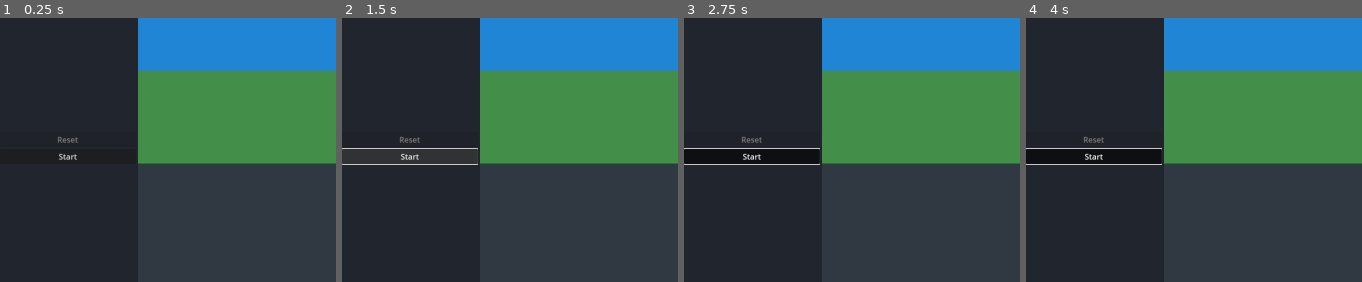
Above: before the commit, frames 1-4 (left to right).
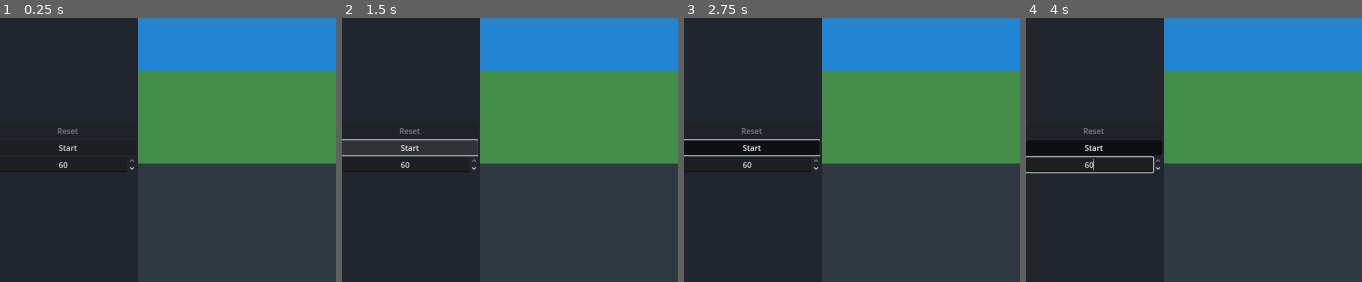
Above: after the commit, the same moments.

Repository: Yamam-al/frogger_godot
Game: Godot game, scene res://main.tscn
Two runs of this game, one before a commit and one after it. Both use one fixed random seed, a clock stepped at 60 frames per second and the inputs below.
Inputs:
- Up to frame 1 (0.25 s): no input
- Up to frame 2 (1.5 s): click "Start" at 0.5 s; click "Start" at 1.25 s
- Up to frame 3 (2.75 s): tap Enter at 2 s; hold Right (ui_right) from 2.03 s (still down)
- Up to frame 4 (4 s): tap Space at 2.75 s; release Right (ui_right) at 2.78 s; hold Down (ui_down) 2.78-3.53 s; tap Enter at 3.5 s; hold Right (ui_right) from 3.53 s (still down)
The pictures show only the part of the screen within x 0-50%, y 25-75%; the shares and areas given below are measured in that part.

The runs differ from the first frame. In frame 1, 0.5% of the frame differs, in the area x 0-40%, y 41-59%; in frame 2, 1.4%; in frame 3, 1.6%; in frame 4, 1.6%, in the area x 0-41%, y 41-60%.

Commit message:
Timer logic implemented

Diff:
--- a/main.tscn
+++ b/main.tscn
@@ -8,6 +8,8 @@
 [ext_resource type="PackedScene" uid="uid://djrvjfcqxityn" path="res://turtle.tscn" id="3_k6w1t"]
 [ext_resource type="PackedScene" uid="uid://bxtgwwgm176c0" path="res://truck.tscn" id="4_lbmor"]
 [ext_resource type="PackedScene" uid="uid://bnfvx0d53lh5j" path="res://pad.tscn" id="8_kek77"]
+[ext_resource type="Texture2D" uid="uid://b0jjsajolgycu" path="res://art/youWin.png" id="9_kek77"]
+[ext_resource type="Texture2D" uid="uid://csmyfwnxf30ln" path="res://art/GameOver.png" id="10_4c57u"]
 
 [node name="main" type="Node"]
 script = ExtResource("1_yof7n")
@@ -31,6 +33,13 @@
 toggle_mode = true
 text = "Start"
 
+[node name="StartTimeSpin" type="SpinBox" parent="HBoxContainer/uiLeft"]
+layout_mode = 2
+min_value = 10.0
+max_value = 60.0
+value = 60.0
+alignment = 1
+
 [node name="SubViewportContainer" type="SubViewportContainer" parent="HBoxContainer"]
 layout_mode = 2
 
@@ -47,6 +56,7 @@
 
 [node name="car" parent="HBoxContainer/SubViewportContainer/SubViewport/agents" instance=ExtResource("1_2iskf")]
 visible = false
+position = Vector2(32, 224)
 
 [node name="log" parent="HBoxContainer/SubViewportContainer/SubViewport/agents" instance=ExtResource("2_mhefr")]
 visible = false
@@ -65,6 +75,20 @@
 [node name="pad" parent="HBoxContainer/SubViewportContainer/SubViewport/agents" instance=ExtResource("8_kek77")]
 visible = false
 
+[node name="WinningLabel" type="Node2D" parent="HBoxContainer/SubViewportContainer"]
+visible = false
+
+[node name="Sprite2D" type="Sprite2D" parent="HBoxContainer/SubViewportContainer/WinningLabel"]
+position = Vector2(544, 489)
+texture = ExtResource("9_kek77")
+
+[node name="LosingLabel" type="Node2D" parent="HBoxContainer/SubViewportContainer"]
+visible = false
+
+[node name="Sprite2D" type="Sprite2D" parent="HBoxContainer/SubViewportContainer/LosingLabel"]
+position = Vector2(544, 489)
+texture = ExtResource("10_4c57u")
+
 [node name="uiRight" type="VBoxContainer" parent="HBoxContainer"]
 custom_minimum_size = Vector2(280, 0)
 layout_mode = 2
@@ -77,3 +101,8 @@
 [node name="JumpLabel" type="Label" parent="HBoxContainer/uiRight"]
 layout_mode = 2
 horizontal_alignment = 1
+
+[node name="TimeLabel" type="Label" parent="HBoxContainer/uiRight"]
+layout_mode = 2
+horizontal_alignment = 1
+vertical_alignment = 1
--- a/scripts/network.gd
+++ b/scripts/network.gd
@@ -25,6 +25,11 @@
 @onready var ResetButton: Button = get_tree().get_current_scene().get_node("HBoxContainer/uiLeft/ResetButton")
 @onready var jump_label : Label = get_tree().get_current_scene().get_node("HBoxContainer/uiRight/JumpLabel")
 @onready var lives_label : Label = get_tree().get_current_scene().get_node("HBoxContainer/uiRight/LivesLabel")
+@onready var losing_label : Node2D = get_tree().get_current_scene().get_node("HBoxContainer/SubViewportContainer/LosingLabel")
+@onready var winning_label : Node2D = get_tree().get_current_scene().get_node("HBoxContainer/SubViewportContainer/WinningLabel")
+@onready var start_time_spin : SpinBox = get_tree().get_current_scene().get_node("HBoxContainer/uiLeft/StartTimeSpin")
+@onready var time_label      : Label   = get_tree().get_current_scene().get_node("HBoxContainer/uiRight/TimeLabel")
+
 
 func _ready():
 	if not agents_container:
@@ -44,6 +49,9 @@
 	ResetButton.disabled = true
 	ResetButton.text = "Reset"
 	ResetButton.pressed.connect(_on_reset_pressed)
+
+	start_time_spin.value_changed.connect(_on_start_time_changed)
+
 
 var input_cooldown := 0.2
 var time_since_last_input := 0.0
@@ -86,6 +94,10 @@
 		return
 	var state = parser.data
 
+	if state.has("timeLeft"):
+		time_label.text = "Time Left: %d" % int(state.timeLeft)
+
+
 	# === Debug: Turtle-IDs im Paket zählen und ausgeben
 	if state.has("agents") and typeof(state.agents) == TYPE_ARRAY:
 		var turtle_ids_state: Array = []
@@ -96,7 +108,12 @@
 
 	if state.has("gameOver") and state["gameOver"]:
 		print("Game Over received from server")
+		if state.has("gameWon") and state.gameWon:
+			winning_label.visible = true
+		else:
+			losing_label.visible = true
 		game_over_state = true
+		start_time_spin.editable = true
 		has_started = false
 		StartButton.disabled = true
 		ResetButton.disabled = false
@@ -206,21 +223,26 @@
 		has_started = true
 		StartButton.text = "Pause"
 		StartButton.button_pressed = true
+		start_time_spin.editable = false
 		return
 
 	if pressed:
 		socket.send_text(JSON.stringify({"type":"control","cmd":"resume"}))
 		print ("sending resume signal to server")
 		StartButton.text = "Pause"
+		start_time_spin.editable = false
 	else:
 		socket.send_text(JSON.stringify({"type":"control","cmd":"pause"}))
 		print ("sending pause signal to server")
 		StartButton.text = "Resume"
 
+
 func _on_reset_pressed() -> void:
 	if socket.get_ready_state() != WebSocketPeer.STATE_OPEN:
 		push_warning("WebSocket not open")
 		return
+	winning_label.visible = false
+	losing_label.visible  = false
 
 	print("sending restart signal to server")
 	socket.send_text(JSON.stringify({"type": "control", "cmd": "restart"}))
@@ -239,3 +261,12 @@
 	ResetButton.disabled = true
 	StartButton.text = "Start"
 	StartButton.button_pressed = false
+
+
+func _on_start_time_changed(value: float) -> void:
+	if socket.get_ready_state() != WebSocketPeer.STATE_OPEN:
+		return
+	var seconds := int(value)
+	var msg = {"type":"control", "cmd":"set_start_time", "value": seconds}
+	print("Set start time to", seconds)
+	socket.send_text(JSON.stringify(msg))
Binary file added: art/GameOver.png
Not shown, added: art/GameOver.png.import
Binary file added: art/youWin.png
Not shown, added: art/youWin.png.import
Not shown: 1 places in main.tscn that only renumber resources
